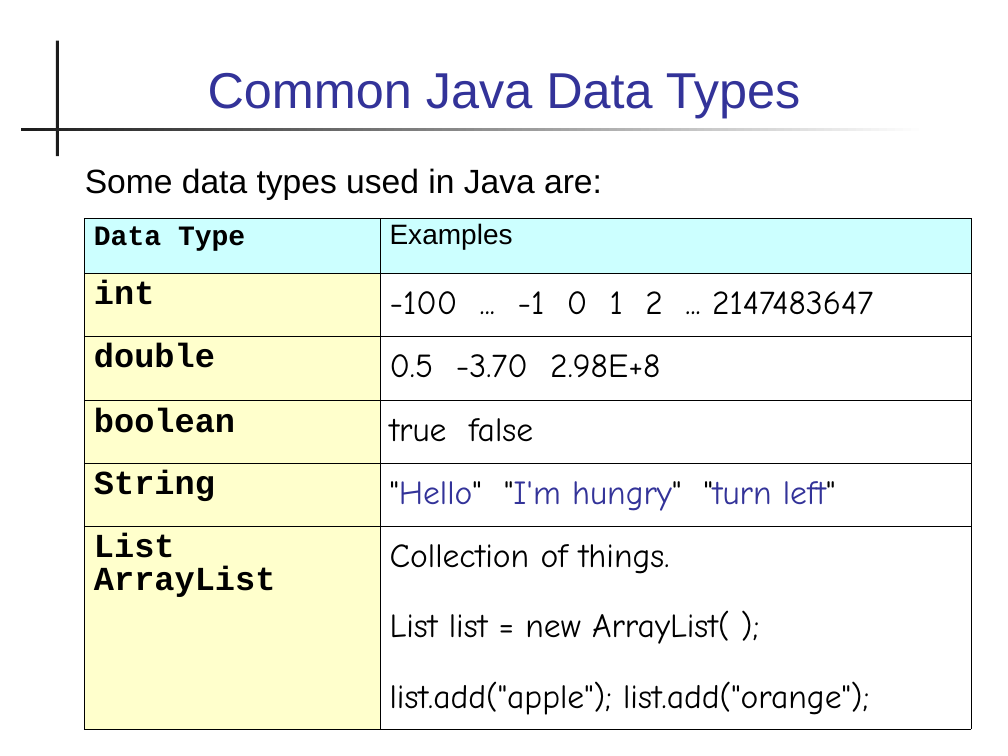
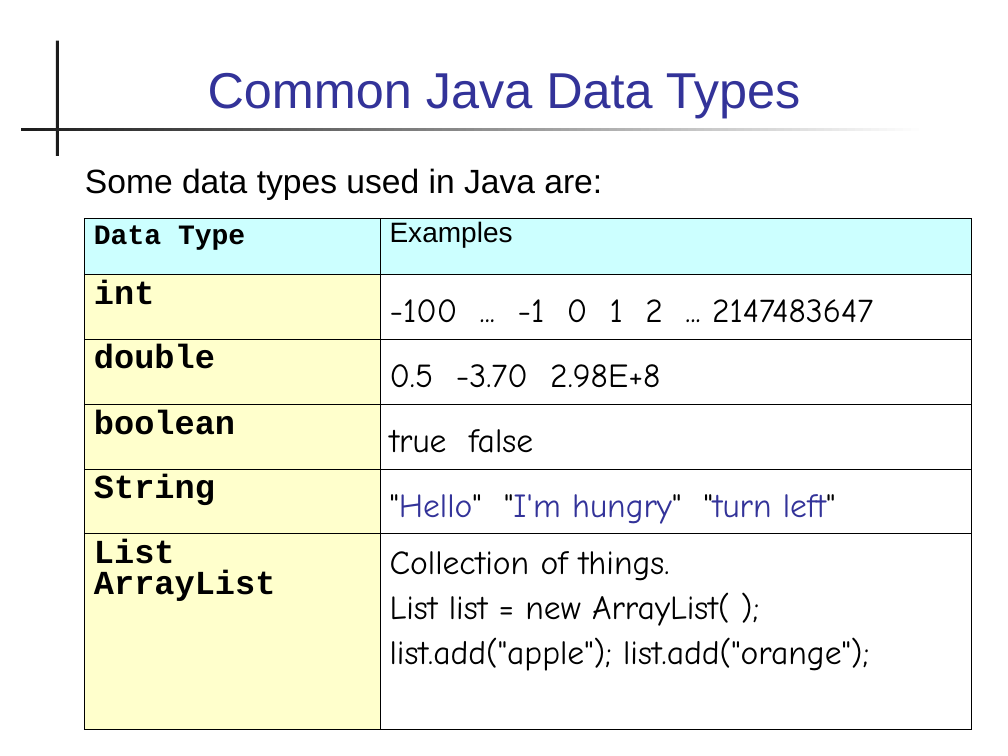
Before and after one commit to cpske/programming1, a slide deck: slide 8 of week2/X-Java-Basics.ppt. Drawn at 1008x756 pixels with LibreOffice and Linux fonts; fonts in the diff are those of the drawing. Boxes give left, top, right and bottom in pixels: in the first picture for what was removed or moved away, otherwise in the second. Text is boxed around its words. In the diff, an @@ line names an element or a change of style, - is before the commit and + after.

```diff
--- a/week2/X-Java-Basics.ppt
+++ b/week2/X-Java-Basics.ppt
@@ table at bbox=[84, 219, 971, 730] @@
@@ line spacing 0.87 to 0.82 @@
@@ line spacing 0.83 to 0.77 @@
@@ line spacing 1.16 to 1.34 @@
@@ line spacing 1.61 to 1.16 @@
@@ less space between paragraphs @@
@@ borders changed @@
```
Also in this commit, not shown: 13 other slides changed, 2 other files.
